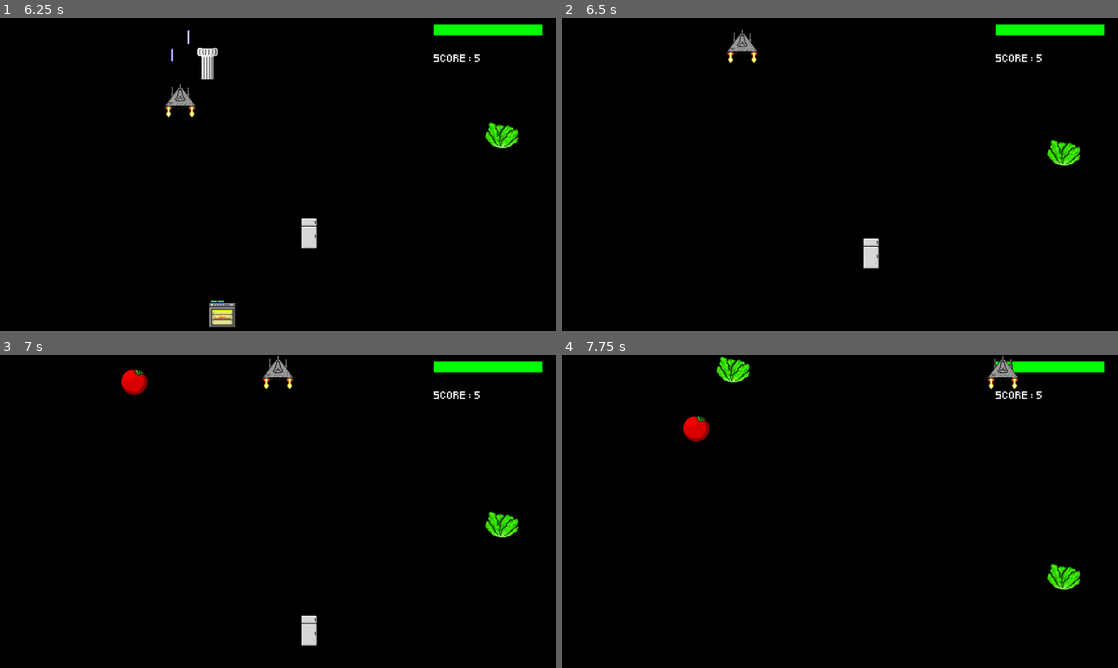
Above: before the commit, frames 1-4 (two rows, left to right).
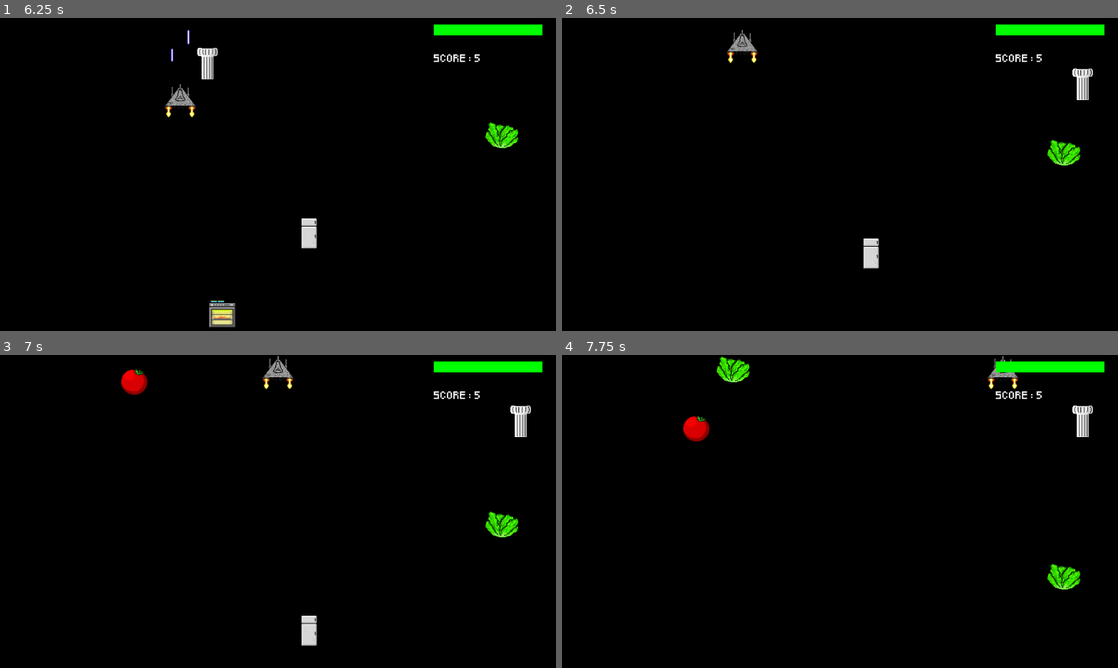
Above: after the commit, the same moments.

Repository: CreaJeu/FoodInvaders
Game: Godot game, scene res://SpaceInvadersLike.tscn
Same seed, same stepped clock (60 frames per second), same inputs: the game is played once before the commit and once after it.
Inputs:
- Up to frame 1 (6.25 s): click "Jouer" at 0.5 s; tap Enter at 1.25 s; hold Up (ui_up) 1.28-2.78 s; tap Space (custom_fire) every 0.75 s from 1.35 to 5.85 s; hold Left (ui_left) 2.78-4.28 s; hold Down (ui_down) 4.28-5.03 s; hold Right (ui_right) 5.03-5.78 s; hold Up (ui_up) from 5.78 s (still down)
- Up to frame 2 (6.5 s): keep holding Up (ui_up)
- Up to frame 3 (7 s): release Up (ui_up) at 6.53 s; hold Right (ui_right) from 6.53 s (still down); tap Space (custom_fire) at 6.6 s
- Up to frame 4 (7.75 s): keep holding Right (ui_right); tap Space (custom_fire) at 7.35 s

Frame 1 is identical in both runs. In frame 2, 0.3% of the frame differs, in the area x 91-96%, y 16-27%; in frame 3, 0.3%; in frame 4, 0.4%, in the area x 78-96%, y 2-27%.

Commit message:
Show active bonuses

Diff:
--- a/Player.gd
+++ b/Player.gd
@@ -72,16 +72,19 @@
 		time_till_end_lazer_bonus -= delta
 		if time_till_end_lazer_bonus <= 0:
 			lazer_type = "simple"
+			get_node("/root/GameScene/Bonus/KnifeBonus").hide()
 
 	if time_till_shield_end > 0:
 		time_till_shield_end -= delta
 		if time_till_shield_end <= 0:
 			has_shield = false
+			get_node("/root/GameScene/Bonus/ShieldBonus").hide()
 
 	if time_till_chef_hat_bonus_end > 0:
 		time_till_chef_hat_bonus_end -= delta
 		if time_till_chef_hat_bonus_end <= 0:
 			has_chef_hat = false
+			get_node("/root/GameScene/Bonus/ChefHatBonus").hide()
 
 
 func fire():
@@ -113,11 +116,14 @@
 func change_lazer(new_lazer_type):
 	lazer_type = new_lazer_type
 	time_till_end_lazer_bonus = LAZER_BONUS_TIME
+	get_node("/root/GameScene/Bonus/KnifeBonus").show()
 
 func grant_shield_bonus():
 	has_shield = true
 	time_till_shield_end = SHIELD_BONUS_TIME
+	get_node("/root/GameScene/Bonus/ShieldBonus").show()
 
 func grant_chef_hat_bonus():
 	has_chef_hat = true
 	time_till_chef_hat_bonus_end = CHEF_HAT_BONUS_TIME
+	get_node("/root/GameScene/Bonus/ChefHatBonus").show()
--- a/SpaceInvadersLike.tscn
+++ b/SpaceInvadersLike.tscn
@@ -15,6 +15,9 @@
 [ext_resource path="res://GameOver.tscn" type="PackedScene" id=13]
 [ext_resource path="res://MenuScreen.tscn" type="PackedScene" id=14]
 [ext_resource path="res://assets/fonts/Pixeled.ttf" type="DynamicFontData" id=15]
+[ext_resource path="res://assets/sprites/Autres/toque.png" type="Texture" id=16]
+[ext_resource path="res://assets/sprites/Autres/couteau.png" type="Texture" id=17]
+[ext_resource path="res://assets/sprites/Bonus_Malus/shield.png" type="Texture" id=18]
 
 [sub_resource type="SegmentShape2D" id=3]
 b = Vector2( 1024, 0 )
@@ -91,6 +94,7 @@
 script = ExtResource( 3 )
 
 [node name="Stats" type="Node2D" parent="."]
+z_index = 4096
 script = ExtResource( 7 )
 
 [node name="ScoreLabel" type="Label" parent="Stats"]
@@ -116,6 +120,24 @@
 color = Color( 0, 1, 0, 1 )
 polygon = PoolVector2Array( 0, 0, 0, 20, 200, 20, 200, 0 )
 
+[node name="Bonus" type="Node2D" parent="."]
+z_index = 4096
+
+[node name="ShieldBonus" type="Sprite" parent="Bonus"]
+visible = false
+position = Vector2( 825, 122 )
+texture = ExtResource( 18 )
+
+[node name="KnifeBonus" type="Sprite" parent="Bonus"]
+visible = false
+position = Vector2( 896, 122 )
+texture = ExtResource( 17 )
+
+[node name="ChefHatBonus" type="Sprite" parent="Bonus"]
+visible = false
+position = Vector2( 959, 122 )
+texture = ExtResource( 16 )
+
 [node name="GameOver" parent="." instance=ExtResource( 13 )]
 visible = false
 z_index = 4096
Not shown: 1 places in SpaceInvadersLike.tscn that only renumber resources
